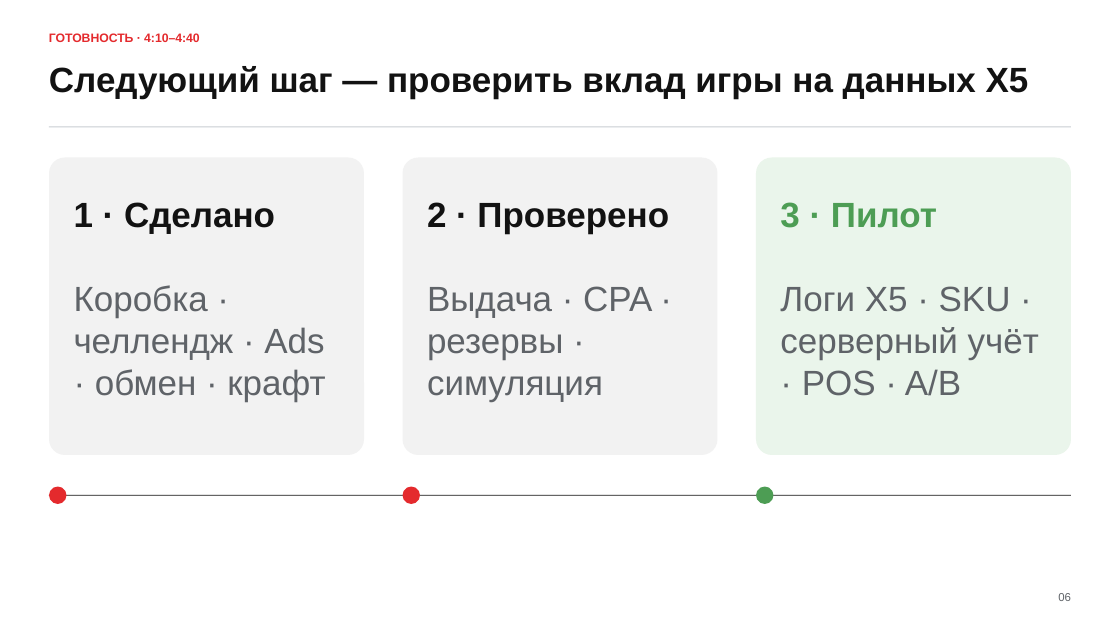
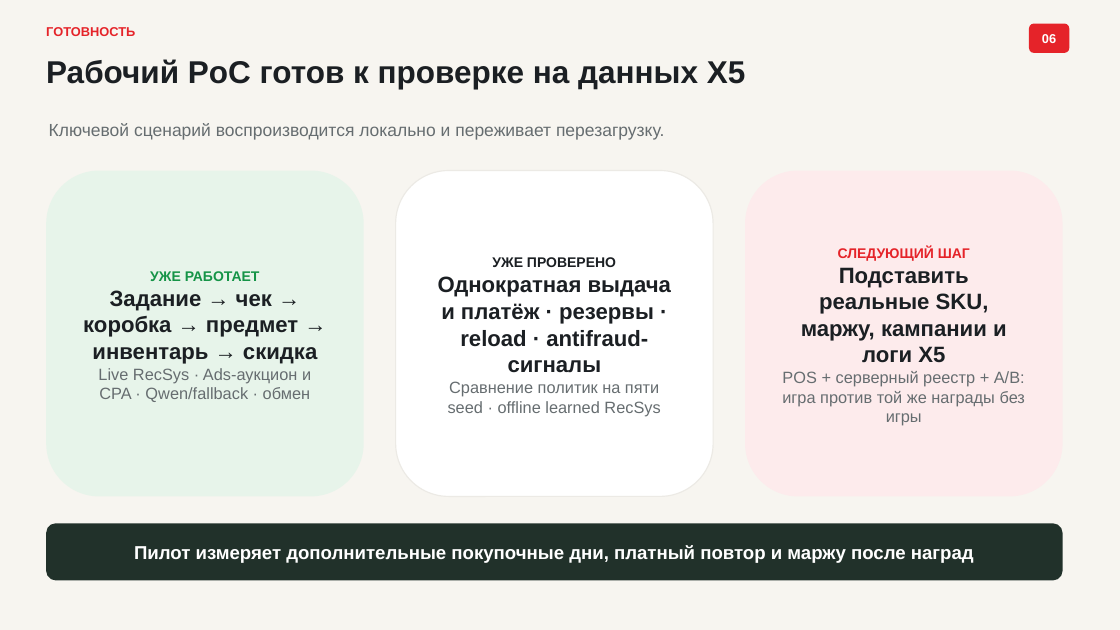
Before and after one commit to m4themagics/x5-loyalty-system, a slide deck: slide 6 of docs/presentation/X5_Checkpoint_Своя_Пятёрочка_финальная.pptx. Drawn at 1120x630 pixels with LibreOffice and Linux fonts; fonts in the diff are those of the drawing. Boxes give left, top, right and bottom in pixels: in the first picture for what was removed or moved away, otherwise in the second. Text is boxed around its words. In the diff, an @@ line names an element or a change of style, - is before the commit and + after.

```diff
--- a/docs/presentation/X5_Checkpoint_Своя_Пятёрочка_финальная.pptx
+++ b/docs/presentation/X5_Checkpoint_Своя_Пятёрочка_финальная.pptx
@@ background #FFFFFF to #F7F5F0 @@
@@ text added at box(46, 27, 135, 36), 11 pt, text #E52329, bold @@
+ГОТОВНОСТЬ
@@ rounded rectangle "06": place and size @@
-rounded rectangle "06" at box(1058, 593, 1071, 601)
+rounded rectangle "06" at box(1029, 24, 1070, 53)
@@ rounded rectangle "06" at box(1029, 24, 1070, 53): size 9.8 to 11 pt, text colour #5F6368 to #FFFFFF, bold on; alignment right to centre; vertical alignment top to middle; fill none to #E52329 @@
@@ text at box(46, 59, 746, 89): text changed; size 30 to 27 pt; text colour #121212 to #1B1F23 @@
-Следующий шаг — проверить вклад игры на данных X5
+Рабочий PoC готов к проверке на данных X5
@@ text removed at box(49, 33, 200, 42) @@
-ГОТОВНОСТЬ · 4:10–4:40
@@ line removed from (49, 127) to (1071, 127) @@
@@ text added at box(49, 123, 664, 140), 15 pt, text #666D70 @@
+Ключевой сценарий воспроизводится локально и переживает перезагрузку.
@@ rounded rectangle added at box(46, 171, 364, 497), fill #E7F4EA, 14 pt, text #666D70, bold @@
+УЖЕ РАБОТАЕТ
+Задание → чек → коробка → предмет → инвентарь → скидка
+Live RecSys · Ads-аукцион и CPA · Qwen/fallback · обмен
@@ rounded rectangle removed at box(49, 158, 364, 455) @@
@@ rounded rectangle added at box(396, 171, 713, 497), fill #FFFFFF, outline #ECEAE5 1 pt, 19 pt, text #1B1F23, bold @@
+УЖЕ ПРОВЕРЕНО
+Однократная выдача и платёж · резервы · reload · antifraud-сигналы
+Сравнение политик на пяти seed · offline learned RecSys
@@ rounded rectangle removed at box(402, 158, 718, 455) @@
@@ rounded rectangle "СЛЕДУЮЩИЙ ШАГ": place and size @@
-rounded rectangle "СЛЕДУЮЩИЙ ШАГ" at box(756, 158, 1071, 455)
+rounded rectangle "СЛЕДУЮЩИЙ ШАГ" at box(745, 171, 1063, 497)
@@ rounded rectangle "СЛЕДУЮЩИЙ ШАГ" at box(745, 171, 1063, 497): fill #EAF5EB to #FDEBEC; proportions changed @@
@@ text removed at box(74, 202, 275, 234) @@
-1 · Сделано
@@ text removed at box(427, 202, 669, 234) @@
-2 · Проверено
@@ text removed at box(780, 202, 937, 228) @@
-3 · Пилот
@@ text in rounded rectangle at box(782, 246, 1025, 426): text added @@
+СЛЕДУЮЩИЙ ШАГ
+Подставить реальные SKU, маржу, кампании и логи X5
+POS + серверный реестр + A/B: игра против той же награды без игры
@@ text removed at box(74, 285, 325, 402) @@
-Коробка · челлендж · Ads · обмен · крафт
@@ text removed at box(427, 286, 652, 402) @@
-Выдача · CPA · резервы · симуляция
@@ text removed at box(780, 286, 1039, 396) @@
-Логи X5 · SKU · серверный учёт · POS · A/B
@@ line removed from (49, 496) to (1071, 496) @@
@@ ellipse removed at box(49, 486, 66, 504) @@
@@ ellipse removed at box(402, 486, 420, 504) @@
@@ ellipse removed at box(756, 486, 774, 504) @@
@@ rounded rectangle added at box(46, 523, 1063, 581), fill #21312A, 16 pt, text #FFFFFF, bold @@
+Пилот измеряет дополнительные покупочные дни, платный повтор и маржу после наград
```
Also in this commit, not shown: 4 other slides changed, 2 slides added, 2 slides removed.
